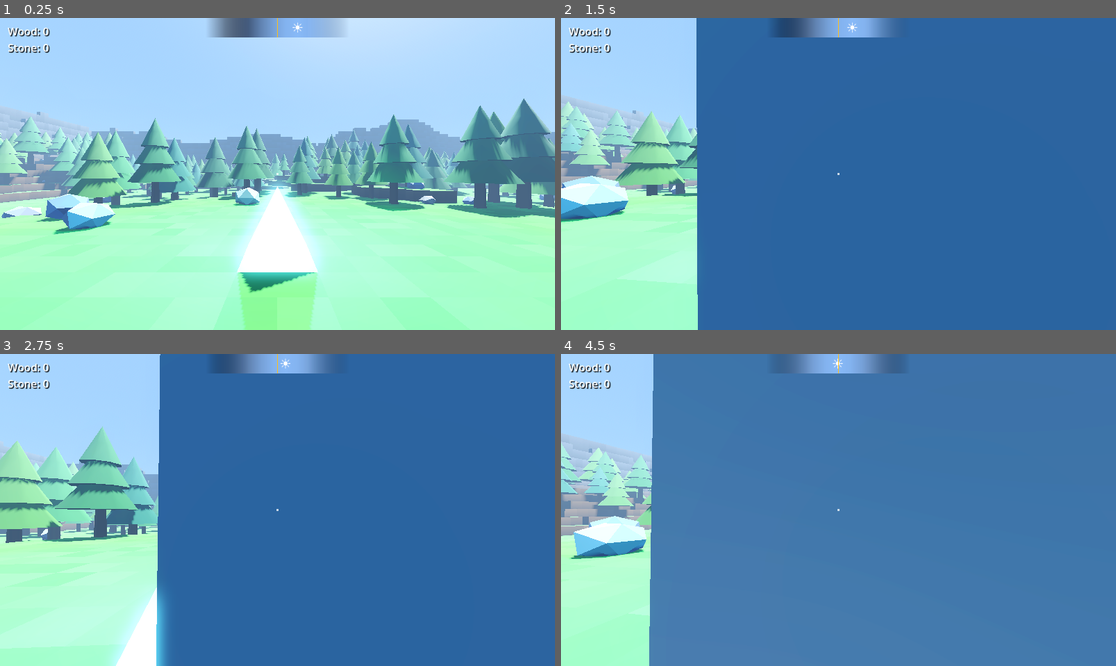
Above: before the commit, frames 1-4 (two rows, left to right).
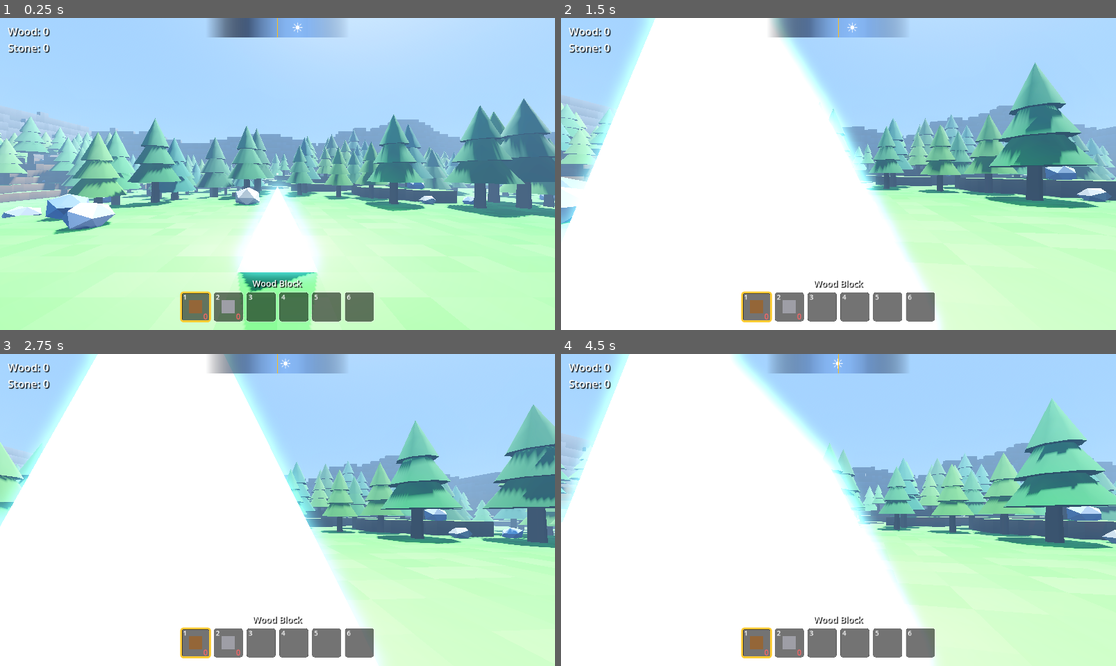
Above: after the commit, the same moments.

Repository: Cassetu/nightfort
Game: Godot game, scene res://scenes/world.tscn
Two runs of this game, one before a commit and one after it. Both use one fixed random seed, a clock stepped at 60 frames per second and the inputs below.
Inputs (mouse positions are in pixels of both pictures, inside the frame that each line leads up to):
- Up to frame 1 (0.25 s): no input
- Up to frame 2 (1.5 s): tap Enter (ui_accept) at 0.5, 0.77 s; move the mouse to (866, 174) at 0.52 s; hold Right mouse button (harvest, bound only before the commit) 0.53-1.28 s; hold Up (ui_up) from 0.53 s (still down); click (866, 174) at 0.6 s; move the mouse to (810, 174) at 1.27 s; right-click (810, 174) at 1.35 s; click (810, 174) at 1.42 s
- Up to frame 3 (2.75 s): keep holding Up (ui_up); tap Enter (ui_accept) at 1.52 s; tap 1 at 1.55, 2.1 s; move the mouse to (288, 503) at 2.02 s; click (288, 503) at 2.3 s
- Up to frame 4 (4.5 s): keep holding Up (ui_up); move the mouse to (832, 516) at 2.77 s; click (832, 516) at 2.85 s; tap Enter (ui_accept) at 3.02, 3.77 s; right-click (832, 516) at 3.05 s; move the mouse to (877, 513) at 3.52 s; hold Right mouse button (harvest, bound only before the commit) 3.53-4.28 s; click (877, 513) at 3.67 s; tap 1 at 3.8, 4.35 s; move the mouse to (794, 506) at 4.27 s

The runs differ from the first frame. In frame 1, 29% of the frame differs, in the area x 0-100%, y 54-100%; in frame 2, 94%; in frame 3, 95%; in frame 4, 96%, in the area x 0-100%, y 0-100%.

Commit message:
moon and hotbar

Diff:
--- a/scenes/block.tscn
+++ b/scenes/block.tscn
@@ -1,18 +1,6 @@
-[gd_scene load_steps=4 format=3 uid="uid://bflgykjdtufop"]
+[gd_scene load_steps=2 format=3 uid="uid://bflgykjdtufop"]
 
-[sub_resource type="StandardMaterial3D" id="StandardMaterial3D_stone"]
-albedo_color = Color(0.62, 0.6, 0.57, 1)
-roughness = 0.9
-
-[sub_resource type="BoxMesh" id="BoxMesh_3gtdk"]
-material = SubResource("StandardMaterial3D_stone")
-
-[sub_resource type="BoxShape3D" id="BoxShape3D_8r6n6"]
+[ext_resource type="Script" path="res://scripts/block.gd" id="1_block"]
 
 [node name="Block" type="StaticBody3D"]
-
-[node name="MeshInstance3D" type="MeshInstance3D" parent="."]
-mesh = SubResource("BoxMesh_3gtdk")
-
-[node name="CollisionShape3D" type="CollisionShape3D" parent="."]
-shape = SubResource("BoxShape3D_8r6n6")
+script = ExtResource("1_block")
--- a/scenes/core.tscn
+++ b/scenes/core.tscn
@@ -26,7 +26,6 @@
 
 [node name="OmniLight3D" type="OmniLight3D" parent="."]
 transform = Transform3D(1, 0, 0, 0, 1, 0, 0, 0, 1, 0, 1.5, 0)
-light_color = Color(0.4, 1, 1, 1)
-light_energy = 2.5
+light_energy = 2.0
 shadow_enabled = true
 omni_range = 14.0
--- a/scenes/hud.tscn
+++ b/scenes/hud.tscn
@@ -1,7 +1,8 @@
-[gd_scene load_steps=7 format=3 uid="uid://cx7k8iaq34851"]
+[gd_scene load_steps=8 format=3 uid="uid://cx7k8iaq34851"]
 
 [ext_resource type="Script" uid="uid://dlwgxk55oa7fo" path="res://scripts/hud.gd" id="1_oo0fn"]
 [ext_resource type="Theme" uid="uid://gr2kk87lccmd" path="res://resources/main-theme.tres" id="2_5ysmq"]
+[ext_resource type="Script" path="res://scripts/hotbar.gd" id="3_hotbar"]
 
 [sub_resource type="Gradient" id="Gradient_oo0fn"]
 offsets = PackedFloat32Array(0, 0.3, 0.70666665, 1)
@@ -127,3 +128,18 @@
 theme_override_font_sizes/font_size = 22
 text = "Wood: 0
 Stone: 0"
+
+[node name="Hotbar" type="Control" parent="."]
+anchors_preset = 7
+anchor_left = 0.5
+anchor_top = 1.0
+anchor_right = 0.5
+anchor_bottom = 1.0
+offset_left = -202.0
+offset_top = -80.0
+offset_right = 202.0
+offset_bottom = -16.0
+grow_horizontal = 2
+grow_vertical = 0
+mouse_filter = 2
+script = ExtResource("3_hotbar")
--- /dev/null
+++ b/scripts/block.gd
@@ -0,0 +1,35 @@
+extends "res://scripts/resource_node.gd"
+
+var block_type: String = "wood"
+
+static var _materials: Dictionary = {}
+
+
+func _configure() -> void:
+	var info: Dictionary = Inventory.BLOCK_TYPES[block_type]
+	resource_type = info["resource"]
+	resource_amount = Inventory.BLOCK_COST
+	max_health = info["health"]
+	chip_color = info["color"]
+	add_to_group("block")
+
+
+func _build() -> void:
+	var mesh := BoxMesh.new()
+	mesh.material = _material_for(block_type)
+	var mi := MeshInstance3D.new()
+	mi.mesh = mesh
+	visual.add_child(mi)
+
+	var col := CollisionShape3D.new()
+	col.shape = BoxShape3D.new()
+	add_child(col)
+
+
+static func _material_for(type: String) -> StandardMaterial3D:
+	if not _materials.has(type):
+		var m := StandardMaterial3D.new()
+		m.albedo_color = Inventory.BLOCK_TYPES[type]["color"]
+		m.roughness = 0.9
+		_materials[type] = m
+	return _materials[type]
--- /dev/null
+++ b/scripts/hotbar.gd
@@ -0,0 +1,105 @@
+extends Control
+
+const SLOT_SIZE := 64.0
+const GAP := 4.0
+
+var slots: Array = []
+var title: Label
+
+
+func _ready() -> void:
+	var total := Inventory.SLOT_COUNT * SLOT_SIZE + (Inventory.SLOT_COUNT - 1) * GAP
+
+	title = Label.new()
+	title.position = Vector2(0.0, -30.0)
+	title.size = Vector2(total, 24.0)
+	title.horizontal_alignment = HORIZONTAL_ALIGNMENT_CENTER
+	title.add_theme_font_size_override("font_size", 18)
+	title.add_theme_color_override("font_shadow_color", Color(0, 0, 0, 0.8))
+	title.add_theme_constant_override("shadow_offset_x", 2)
+	title.add_theme_constant_override("shadow_offset_y", 2)
+	add_child(title)
+
+	for i in Inventory.SLOT_COUNT:
+		slots.append(_make_slot(i))
+
+	Inventory.changed.connect(_on_changed)
+	Inventory.selection_changed.connect(_on_selection_changed)
+	_refresh()
+
+
+func _make_slot(index: int) -> Dictionary:
+	var panel := Panel.new()
+	panel.position = Vector2(index * (SLOT_SIZE + GAP), 0.0)
+	panel.size = Vector2(SLOT_SIZE, SLOT_SIZE)
+	panel.mouse_filter = Control.MOUSE_FILTER_IGNORE
+
+	var style := StyleBoxFlat.new()
+	style.set_corner_radius_all(6)
+	panel.add_theme_stylebox_override("panel", style)
+	add_child(panel)
+
+	var number := Label.new()
+	number.text = str(index + 1)
+	number.position = Vector2(6.0, 2.0)
+	number.add_theme_font_size_override("font_size", 14)
+	panel.add_child(number)
+
+	var icon := ColorRect.new()
+	icon.position = Vector2(18.0, 18.0)
+	icon.size = Vector2(28.0, 28.0)
+	icon.mouse_filter = Control.MOUSE_FILTER_IGNORE
+	panel.add_child(icon)
+
+	var count := Label.new()
+	count.position = Vector2(0.0, SLOT_SIZE - 24.0)
+	count.size = Vector2(SLOT_SIZE - 6.0, 20.0)
+	count.horizontal_alignment = HORIZONTAL_ALIGNMENT_RIGHT
+	count.add_theme_font_size_override("font_size", 16)
+	panel.add_child(count)
+
+	return {"style": style, "icon": icon, "count": count}
+
+
+func _on_changed(_item, _count) -> void:
+	_refresh()
+
+
+func _on_selection_changed(_index) -> void:
+	_refresh()
+
+
+func _refresh() -> void:
+	for i in slots.size():
+		var slot: Dictionary = slots[i]
+		var data: Dictionary = Inventory.hotbar[i]
+		var style: StyleBoxFlat = slot["style"]
+		var is_selected: bool = i == Inventory.selected
+
+		style.bg_color = Color(0.0, 0.0, 0.0, 0.55)
+		if is_selected:
+			style.border_color = Color(1.0, 0.8, 0.2, 1.0)
+			style.set_border_width_all(4)
+		else:
+			style.border_color = Color(1.0, 1.0, 1.0, 0.25)
+			style.set_border_width_all(2)
+
+		var icon: ColorRect = slot["icon"]
+		var count: Label = slot["count"]
+		if data.is_empty():
+			icon.visible = false
+			count.text = ""
+			if is_selected:
+				title.text = ""
+		else:
+			var info: Dictionary = Inventory.BLOCK_TYPES[data["type"]]
+			var have: int = Inventory.get_count(info["resource"])
+			icon.visible = true
+			icon.color = info["color"]
+			count.text = str(have)
+			if have >= Inventory.BLOCK_COST:
+				count.modulate = Color(1.0, 1.0, 1.0)
+			else:
+				count.modulate = Color(1.0, 0.4, 0.4)
+			if is_selected:
+				title.text = info["name"]
--- a/scripts/inventory.gd
+++ b/scripts/inventory.gd
@@ -1,8 +1,26 @@
 extends Node
 
 signal changed(item: String, count: int)
+signal selection_changed(index: int)
+
+const SLOT_COUNT := 6
+const BLOCK_COST := 1
+
+const BLOCK_TYPES := {
+	"wood": {"name": "Wood Block", "resource": "wood", "health": 3, "color": Color(0.58, 0.40, 0.22)},
+	"stone": {"name": "Stone Block", "resource": "stone", "health": 6, "color": Color(0.62, 0.62, 0.65)},
+}
 
 var items: Dictionary = {}
+var hotbar: Array = [
+	{"kind": "block", "type": "wood"},
+	{"kind": "block", "type": "stone"},
+	{},
+	{},
+	{},
+	{},
+]
+var selected: int = 0
 
 
 func add(item: String, amount: int) -> void:
@@ -20,3 +38,21 @@
 	items[item] = get_count(item) - amount
 	changed.emit(item, items[item])
 	return true
+
+
+func select_slot(index: int) -> void:
+	if index < 0 or index >= SLOT_COUNT or index == selected:
+		return
+	selected = index
+	selection_changed.emit(index)
+
+
+func get_selected() -> Dictionary:
+	return hotbar[selected]
+
+
+func held_block_type() -> String:
+	var slot: Dictionary = hotbar[selected]
+	if slot.get("kind", "") == "block":
+		return slot["type"]
+	return ""
--- a/scripts/player.gd
+++ b/scripts/player.gd
@@ -3,28 +3,74 @@
 const SPEED = 5.0
 const JUMP_VELOCITY = 4.5
 const MOUSE_SENSITIVITY = 0.002
-const HARVEST_REACH = 3.5
-const HARVEST_DAMAGE = 1
-const HARVEST_COOLDOWN = 0.35
-
-var harvest_timer = 0.0
+const MINE_REACH = 3.5
+const PLACE_REACH = 5.0
+const MINE_DAMAGE = 1
+const MINE_COOLDOWN = 0.35
 
 var gravity = ProjectSettings.get_setting("physics/3d/default_gravity")
+var mine_timer = 0.0
+var ghost_valid_mat
+var ghost_blocked_mat
+var probe_query
 
 @onready var head = $Head
 @onready var camera = $Head/Camera3D
-@onready var build_ray = $Head/Camera3D/BuildRay
 @onready var ghost_block = $GhostBlock
 @export var block_scene: PackedScene
 
+
+func _ready():
+	Input.set_mouse_mode(Input.MOUSE_MODE_CAPTURED)
+	ghost_block.top_level = true
+	ghost_block.scale = Vector3.ONE * 1.002
+	ghost_valid_mat = make_ghost_material(Color(0.43, 1.0, 1.0, 0.35))
+	ghost_blocked_mat = make_ghost_material(Color(1.0, 0.3, 0.3, 0.35))
+
+	var probe_shape = BoxShape3D.new()
+	probe_shape.size = Vector3(0.9, 0.9, 0.9)
+	probe_query = PhysicsShapeQueryParameters3D.new()
+	probe_query.shape = probe_shape
+
+	add_mouse_action("mine", MOUSE_BUTTON_LEFT)
+	add_mouse_action("place", MOUSE_BUTTON_RIGHT)
+
+
+func add_mouse_action(action, button):
+	if InputMap.has_action(action):
+		return
+	InputMap.add_action(action)
+	var click = InputEventMouseButton.new()
+	click.button_index = button
+	InputMap.action_add_event(action, click)
+
+
+func make_ghost_material(color):
+	var mat = StandardMaterial3D.new()
+	mat.transparency = BaseMaterial3D.TRANSPARENCY_ALPHA
+	mat.albedo_color = color
+	mat.shading_mode = BaseMaterial3D.SHADING_MODE_UNSHADED
+	return mat
+
+
 func _unhandled_input(event):
-	if event is InputEventMouseMotion:
+	if event is InputEventMouseButton and event.pressed and Input.get_mouse_mode() != Input.MOUSE_MODE_CAPTURED:
+		Input.set_mouse_mode(Input.MOUSE_MODE_CAPTURED)
+		return
+
+	if event is InputEventMouseMotion and Input.get_mouse_mode() == Input.MOUSE_MODE_CAPTURED:
 		rotate_y(-event.relative.x * MOUSE_SENSITIVITY)
 		head.rotate_x(-event.relative.y * MOUSE_SENSITIVITY)
 		head.rotation.x = clamp(head.rotation.x, deg_to_rad(-89), deg_to_rad(89))
 
+	if event is InputEventKey and event.pressed and not event.echo:
+		var slot = event.physical_keycode - KEY_1
+		if slot >= 0 and slot < Inventory.SLOT_COUNT:
+			Inventory.select_slot(slot)
+
 	if event.is_action_pressed("ui_cancel"):
 		Input.set_mouse_mode(Input.MOUSE_MODE_VISIBLE)
+
 
 func _physics_process(delta):
 	if not is_on_floor():
@@ -45,58 +91,78 @@
 
 	move_and_slide()
 
-	harvest_timer = maxf(harvest_timer - delta, 0.0)
-	if Input.is_action_pressed("harvest") and harvest_timer <= 0.0:
-		try_harvest()
+	mine_timer = maxf(mine_timer - delta, 0.0)
+	var hit = look_hit()
+	update_ghost(hit)
 
-func try_harvest():
+	if Input.is_action_pressed("mine") and mine_timer <= 0.0:
+		try_mine(hit)
+	if Input.is_action_just_pressed("place"):
+		try_place(hit)
+
+
+func look_hit():
 	var from = camera.global_position
-	var to = from - camera.global_transform.basis.z * HARVEST_REACH
+	var to = from - camera.global_transform.basis.z * PLACE_REACH
 	var query = PhysicsRayQueryParameters3D.create(from, to)
 	query.exclude = [get_rid()]
-	var hit = get_world_3d().direct_space_state.intersect_ray(query)
+	return get_world_3d().direct_space_state.intersect_ray(query)
+
+
+func cell_center(hit):
+	var p = hit.position + hit.normal * 0.5
+	return Vector3(floor(p.x) + 0.5, floor(p.y) + 0.5, floor(p.z) + 0.5)
+
+
+func can_place(type, cell):
+	var info = Inventory.BLOCK_TYPES[type]
+	if Inventory.get_count(info["resource"]) < Inventory.BLOCK_COST:
+		return false
+	probe_query.transform = Transform3D(Basis.IDENTITY, cell)
+	return get_world_3d().direct_space_state.intersect_shape(probe_query, 1).is_empty()
+
+
+func update_ghost(hit):
+	var type = Inventory.held_block_type()
+	if type == "" or hit.is_empty():
+		ghost_block.hide()
+		return
+	var cell = cell_center(hit)
+	ghost_block.global_position = cell
+	if can_place(type, cell):
+		ghost_block.material_override = ghost_valid_mat
+	else:
+		ghost_block.material_override = ghost_blocked_mat
+	ghost_block.show()
+
+
+func try_mine(hit):
 	if hit.is_empty():
 		return
 	var target = hit.collider
 	if not target.is_in_group("resource"):
 		return
-	harvest_timer = HARVEST_COOLDOWN
+	if hit.position.distance_to(camera.global_position) > MINE_REACH:
+		return
+	mine_timer = MINE_COOLDOWN
 	if not target.harvested.is_connected(_on_harvested):
 		target.harvested.connect(_on_harvested)
-	target.take_damage(HARVEST_DAMAGE, hit.position)
+	target.take_damage(MINE_DAMAGE, hit.position)
+
+
+func try_place(hit):
+	var type = Inventory.held_block_type()
+	if type == "" or hit.is_empty():
+		return
+	var cell = cell_center(hit)
+	if not can_place(type, cell):
+		return
+	Inventory.spend(Inventory.BLOCK_TYPES[type]["resource"], Inventory.BLOCK_COST)
+	var block = block_scene.instantiate()
+	block.block_type = type
+	get_tree().current_scene.add_child(block)
+	block.global_position = cell
+
 
 func _on_harvested(resource_type, amount):
 	Inventory.add(resource_type, amount)
-
-func _ready():
-	Input.set_mouse_mode(Input.MOUSE_MODE_CAPTURED)
-	ghost_block.top_level = true
-	if not InputMap.has_action("harvest"):
-		InputMap.add_action("harvest")
-		var click = InputEventMouseButton.new()
-		click.button_index = MOUSE_BUTTON_RIGHT
-		InputMap.action_add_event("harvest", click)
-
-func _process(delta):
-	if build_ray.is_colliding():
-		ghost_block.show()
-
-		var point = build_ray.get_collision_point()
-		var normal = build_ray.get_collision_normal()
-
-		var target_pos = point + (normal * 0.5)
-
-		var snapped_pos = Vector3(
-			floor(target_pos.x) + 0.5,
-			floor(target_pos.y) + 0.5,
-			floor(target_pos.z) + 0.5
-		)
-
-		ghost_block.global_position = snapped_pos
-		if Input.is_action_just_pressed("build"):
-			if ghost_block.global_position.distance_to(global_position) > 1.2:
-				var new_block = block_scene.instantiate()
-				get_tree().current_scene.add_child(new_block)
-				new_block.global_position = ghost_block.global_position
-	else:
-		ghost_block.hide()
--- a/scripts/sun.gd
+++ b/scripts/sun.gd
@@ -13,7 +13,8 @@
 @export var day_length_seconds: float = 60.0
 @export_range(0.0, 1.0) var phase_offset: float = 0.0
 @export var sun_energy: float = 1.2
-@export var moon_energy: float = 0.35
+@export var moon_energy: float = 0.05
+@export var night_ambient_energy: float = 3.5
 
 var time_multiplier: float
 var day_phase: float = 0.0
@@ -34,7 +35,7 @@
 	moon.light_color = MOON_LIGHT
 	moon.light_energy = 0.0
 	moon.shadow_enabled = true
-	moon.rotation.y = PI
+	moon.rotation = Vector3(0.0, PI + deg_to_rad(25.0), 0.0)
 	add_child(moon)
 
 
@@ -54,12 +55,12 @@
 	sky_material.ground_horizon_color = horizon
 	sky_material.ground_bottom_color = top.darkened(0.5)
 	env.fog_light_color = horizon
-	env.ambient_light_energy = lerpf(2.5, 1.0, day_amt)
+	env.ambient_light_energy = lerpf(night_ambient_energy, 1.0, day_amt)
 
 	light_color = DUSK_LIGHT.lerp(DAY_LIGHT, day_amt)
 	light_energy = sun_energy * smoothstep(0.0, 0.2, e)
-	visible = light_energy > 0.01
+	shadow_enabled = light_energy > 0.01
 
-	var moon_amt = smoothstep(0.0, 0.25, -e)
+	var moon_amt = smoothstep(-0.05, 0.15, -e)
 	moon.light_energy = moon_energy * moon_amt
-	moon.visible = moon_amt > 0.01
+	moon.shadow_enabled = moon_amt > 0.05
Not shown: 1 places in scenes/player.tscn that only renumber resources
Not shown, added: scripts/block.gd.uid
Not shown, added: scripts/hotbar.gd.uid
Not shown, changed: scripts/inventory.gd.uid
Not shown, changed: scripts/player.gd.uid
Not shown, changed: scripts/sun.gd.uid
